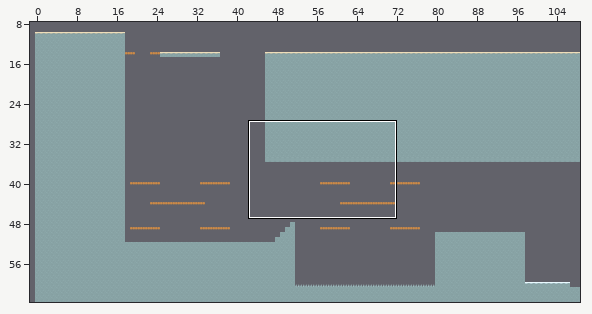
Tiled map (JSON): assets/tilemaps/level3.json. The picture above shows the old version from afar; the outline marks the close-up.
Close-up. Before the edit:
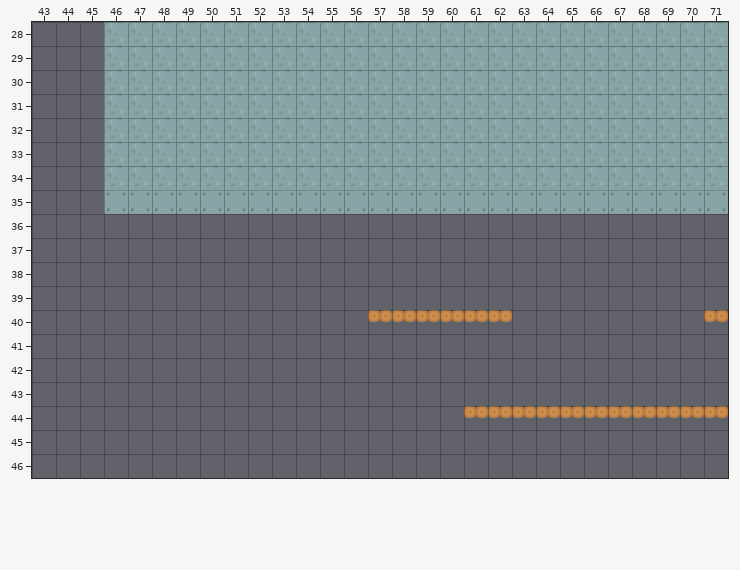
Cells are 64x64 px. Shown: x 43..71, y 28..46. The commit also changed other parts of the map, which this record leaves out.
The result:
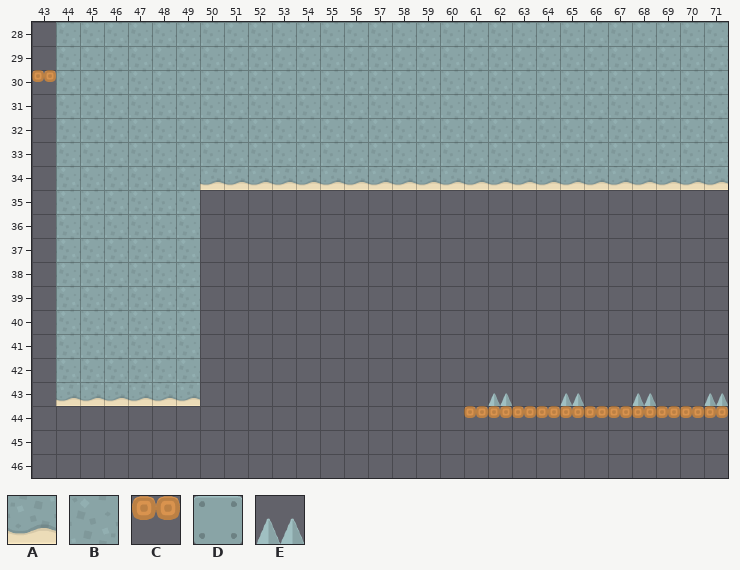
Key: from "level3": A 15 turned 180, B 17, C 58, D 60, E 70.
_ is an empty cell.
Objects are placed by their top-left corner, in cells (3,4 is the top-left corner of cell 3,4); size is 1x1 cell unless given.
From old to new:
Layer "Platforms":
The edit turns tile B into tile A in row 34 at x 50 to 71.
There is now tile A in row 43 at x 44 to 49.
The edit turns tile D into tile B in row 35 at x 46 to 49.
There is now tile B in rows 28 to 35 at x 44 to 45; in rows 36 to 42 at x 44 to 49.
There is now tile C in row 30 at x 43.
Tile C is removed in row 40 at x 57 to 62 and 71.
Tile D is removed in row 35 at x 50 to 71.
Layer "Spikes":
A new object: E at 68,43.
A new object: E at 62,43.
A new object: E at 65,43.
A new object: E at 71,43.
